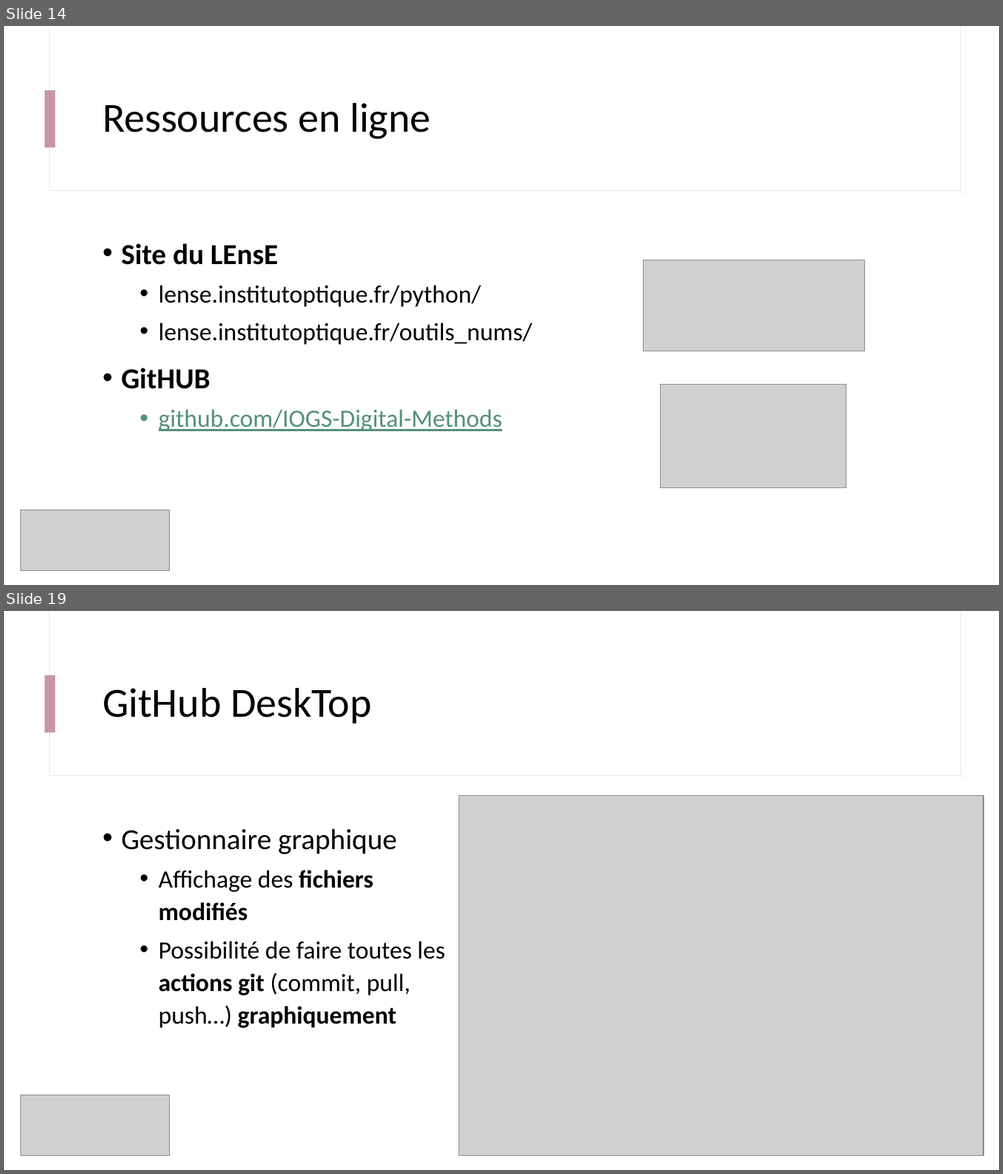
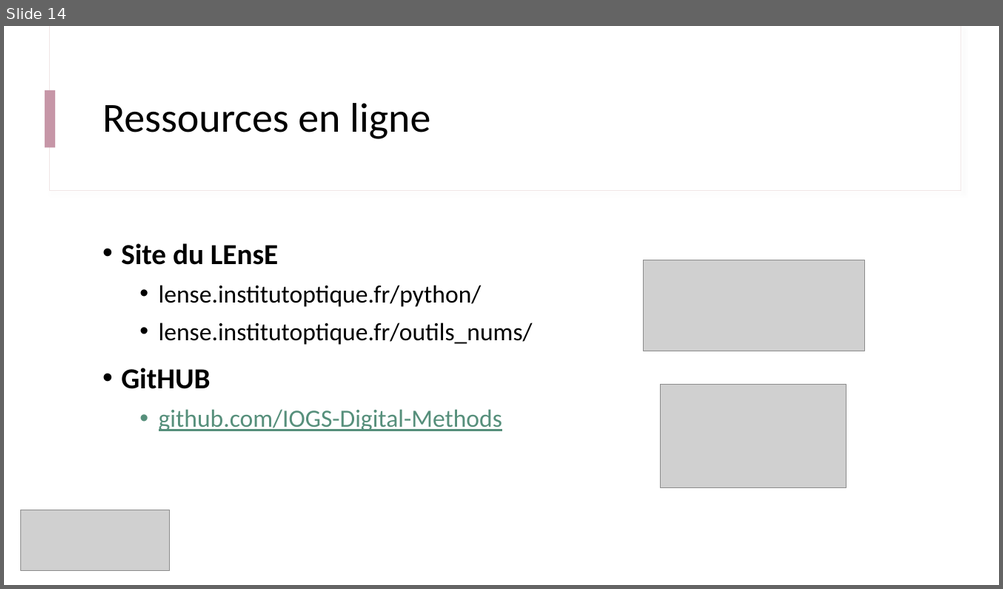
Before and after one commit to IOGS-Digital-Methods/semester-5, a slide deck: ONIP/onip_b0_intro/B0_0_Outils_Methodes.pptx. Shown one above the other, each under a label of ours: slides 14 and 19 before the commit, slide 14 after it; the slides between them are not shown. The pictures are 1003x1174 and 1003x589 pixels, drawn with LibreOffice and Linux fonts; fonts in the diff are those of the drawing; grey boxes stand for pictures. Boxes give left, top, right and bottom in pixels: in the first picture for what was removed or moved away, otherwise in the second. Text is boxed around its words. In the diff, an @@ line names an element or a change of style, - is before the commit and + after.

```diff
--- a/ONIP/onip_b0_intro/B0_0_Outils_Methodes.pptx
+++ b/ONIP/onip_b0_intro/B0_0_Outils_Methodes.pptx
@@ slide 19 removed at [4, 611, 999, 1170], background #FFFFFF; not listed: 3 template elements that a slide beside it also shows @@
@@ title removed at [102, 688, 372, 723] @@
-GitHub DeskTop
@@ picture removed at [459, 796, 984, 1156] @@
@@ text removed at [121, 829, 445, 1028] @@
-• Gestionnaire graphique
-  • Affichage des fichiers modifiés
-  • Possibilité de faire toutes les actions git (commit, pull, push…) graphiquement
@@ picture removed at [20, 1095, 170, 1156] @@
```
Also in this commit, not shown: 5 other slides removed.
